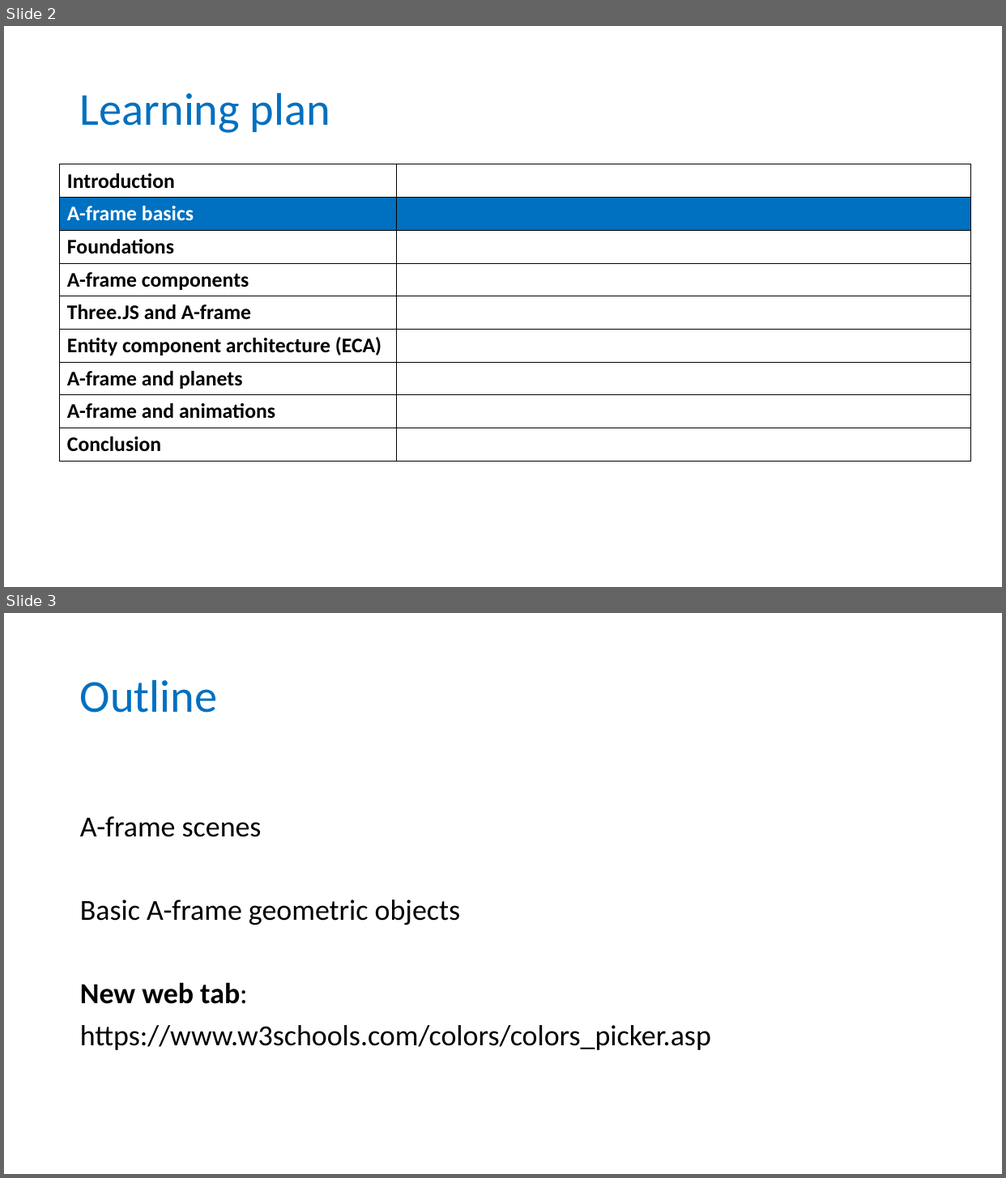
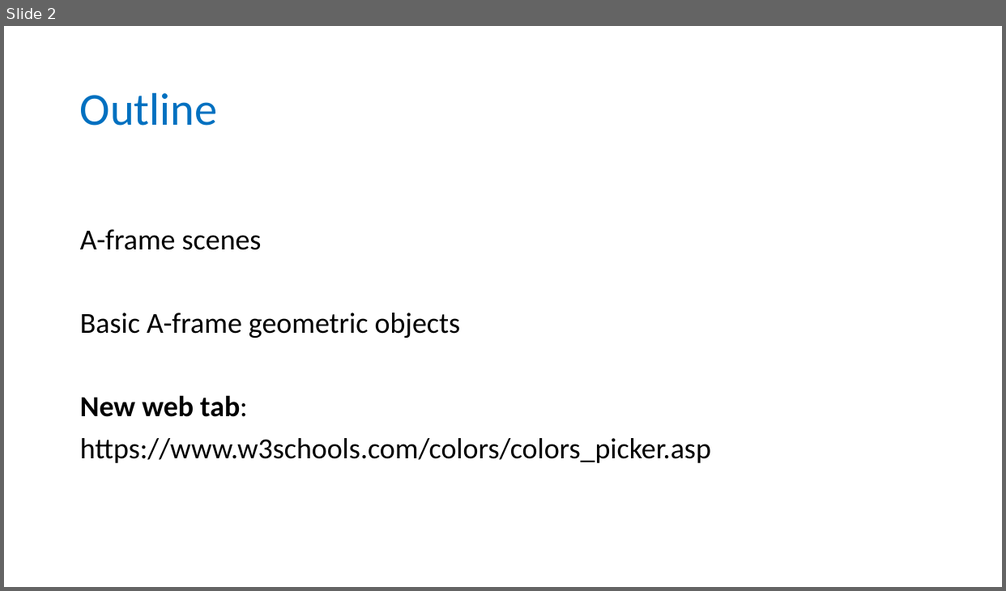
Before and after one commit to wonder-phil/AI-IoT-Workshop, a slide deck: p02/A-frame-geometric-objects.pptx. Shown one above the other, each under a label of ours: slides 2 and 3 before the commit, slide 2 after it. The pictures are 1006x1178 and 1006x591 pixels, drawn with LibreOffice and Linux fonts; fonts in the diff are those of the drawing. Boxes give left, top, right and bottom in pixels: in the first picture for what was removed or moved away, otherwise in the second. Text is boxed around its words. In the diff, an @@ line names an element or a change of style, - is before the commit and + after.

```diff
--- a/p02/A-frame-geometric-objects.pptx
+++ b/p02/A-frame-geometric-objects.pptx
@@ slide 2 removed at (x1=4, y1=26, x2=1002, y2=587), background #FFFFFF @@
@@ title removed at (x1=80, y1=92, x2=330, y2=133) @@
-Learning plan
@@ table removed at (x1=59, y1=165, x2=970, y2=456), 9 rows, 2 columns @@
-Introduction | 
-A-frame basics | 
-Foundations | 
-A-frame components | 
-Three.JS and A-frame | 
-Entity component architecture (ECA) | 
-A-frame and planets | 
-A-frame and animations | 
-Conclusion | 
@@ what was slide 3 is now slide 2 @@
```
Also in this commit, not shown: 1 slide changed, 1 other slide removed, 4 other files.
